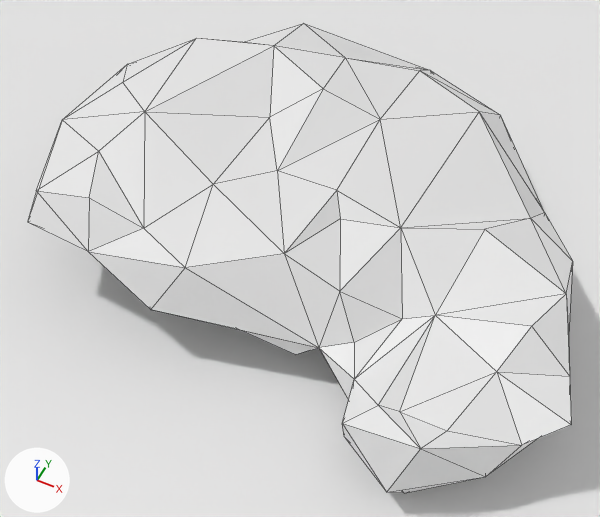
What one commit did to the Blender file CompleteBlenderCreatorTraining/01_Introduction/Houses.blend.
Before and after are seen from a 50 mm camera at (4.11, -13.93, 13.09) aimed at (-0.7, -4.32, 1.08). Arrows for +X, +Y and +Z are at lower left; the lights stay in place. Mesh edges are drawn as thin lines.

Objects in the first picture: 'BaseRocks', 'Plane'.
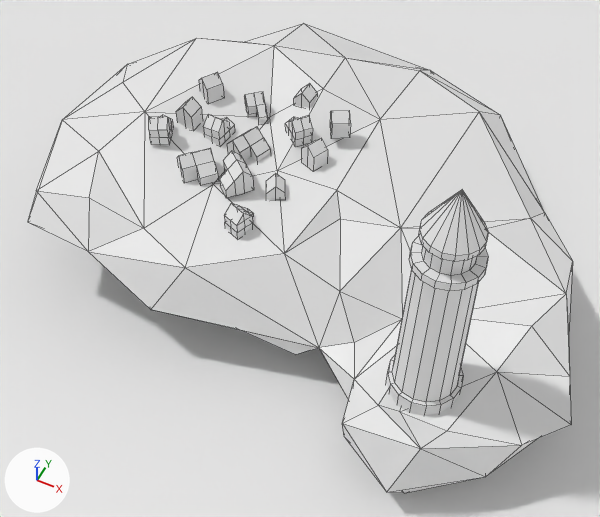
What differs and where, as boxes (x1, y1, x2, y2) in the pictures (600 x 517 px):
'Lighthouse', shown: after (386, 190, 488, 416)
'Cube.003', shown: after (177, 148, 219, 186)
'Cube.011', added: after (220, 151, 254, 198)
'Cube.008', added: after (227, 127, 270, 162)
'Cube.009', added: after (224, 203, 254, 239)
'Cube.013', added: after (204, 114, 235, 146)
'Cube.005', shown: after (149, 115, 174, 145)
'Cube.010', added: after (285, 116, 313, 147)
'Cube.001', shown: after (301, 138, 328, 171)
'Cube.007', added: after (176, 97, 202, 130)
'Cube', shown: after (199, 72, 224, 104)
'Cube.012', added: after (330, 110, 351, 139)
'Cube.002', shown: after (244, 92, 267, 124)
'Cube.006', shown: after (266, 173, 285, 199)
'Cube.004', shown: after (294, 84, 318, 108)

The change, as a list of edits to the scene's bpy script:
```text
Add me_cube_003:
    me_cube_003.from_pydata([(1.0, 1.0, 1.0), (1.0, 1.0, -1.0), (1.0, -1.0, 1.0), (1.0, -1.0, -1.0), (-1.0, 1.0, 1.0), (-1.0, 1.0, -1.0), (-1.0, -1.0, 1.0), (-1.0, -1.0, -1.0), (0.0, 1.0, -1.0), (0.0, -1.0, 2.0), (0.0, -1.0, -1.0), (0.0, 1.0, 2.0)], [], [(11, 4, 6, 9), (10, 9, 6, 7), (7, 6, 4, 5), (8, 1, 3, 10), (1, 0, 2, 3), (8, 11, 0, 1), (5, 4, 11, 8), (5, 8, 10, 7), (3, 2, 9, 10), (0, 11, 9, 2)])
    me_cube_003.materials.append(mat_material)  # white #e7e7e7
Change ob_lighthouse:
    remove ob_lighthouse.hide_set(True)
    ob_lighthouse.location: (0.0, 0.0, 0.0) -> (2.52, -6.2, 1.16)
    ob_lighthouse.scale: (1.0, 1.0, 1.0) -> (0.612, 0.612, 0.612)
Change ob_cube:
    remove ob_cube.hide_set(True)  # its collection is switched off
    ob_cube.location: (0.0, 5.0, 0.0) -> (-3.55, -2.56, 2.96)
    ob_cube.rotation_euler: (0.0, 0.0, 0.0) -> (0.0, 0.0, -0.551)  # degrees (0, 0, 0) -> degrees (0, 0, -32)
    ob_cube.scale: (1.0, 1.0, 1.0) -> (0.177, 0.177, 0.177)
Change ob_cube_001:
    remove ob_cube_001.hide_set(True)  # its collection is switched off
    ob_cube_001.location: (0.0, -5.0, 0.0) -> (-1.02, -3.05, 2.58)
    ob_cube_001.rotation_euler: (0.0, 0.0, 0.0) -> (0.0, 0.0, -0.416)  # degrees (0, 0, 0) -> degrees (0, 0, -24)
    ob_cube_001.scale: (1.0, 1.0, 1.0) -> (0.177, 0.177, 0.177)
Change ob_cube_002:
    remove ob_cube_002.hide_set(True)  # its collection is switched off
    ob_cube_002.location: (0.0, 10.0, 0.0) -> (-2.68, -2.37, 2.68)
    ob_cube_002.rotation_euler: (0.0, 0.0, 0.0) -> (0.0, 0.0, -0.87)  # degrees (0, 0, 0) -> degrees (0, 0, -50)
    ob_cube_002.scale: (1.0, 1.0, 1.0) -> (0.177, 0.177, 0.177)
Change ob_cube_003:
    remove ob_cube_003.hide_set(True)  # its collection is switched off
    ob_cube_003.location: (5.0, 0.0, 0.0) -> (-2.77, -4.24, 2.61)
    ob_cube_003.rotation_euler: (0.0, 0.0, 0.0) -> (0.0, 0.0, -0.74)  # degrees (0, 0, 0) -> degrees (0, 0, -42)
    ob_cube_003.scale: (1.0, 1.0, 1.0) -> (0.177, 0.177, 0.177)
Change ob_cube_004:
    remove ob_cube_004.hide_set(True)  # its collection is switched off
    ob_cube_004.location: (-5.0, 0.0, 0.0) -> (-1.82, -1.8, 2.87)
    ob_cube_004.scale: (1.0, 1.0, 1.0) -> (0.177, 0.177, 0.177)
Change ob_cube_005:
    remove ob_cube_005.hide_set(True)  # its collection is switched off
    ob_cube_005.location: (0.0, 0.0, 0.0) -> (-3.78, -4.07, 2.9)
    ob_cube_005.rotation_euler: (0.0, 0.0, 0.0) -> (0.0, 0.0, -1.157)  # degrees (0, 0, 0) -> degrees (0, 0, -66)
    ob_cube_005.scale: (1.0, 1.0, 1.0) -> (0.177, 0.177, 0.177)
Change ob_cube_006:
    remove ob_cube_006.hide_set(True)  # its collection is switched off
    ob_cube_006.location: (11.34, 0.0, 0.0) -> (-1.32, -4.07, 2.5)
    ob_cube_006.rotation_euler: (0.0, 0.0, 0.0) -> (0.0, 0.0, 0.486)  # degrees (0, 0, 0) -> degrees (0, 0, 28)
    ob_cube_006.scale: (1.0, 1.0, 1.0) -> (0.177, 0.177, 0.177)
Add ob_cube_013:
    ob_cube_013 = bpy.data.objects.new('Cube.013', me_cube_008)
    ob_cube_013.location = (-2.95, -3.4, 2.71)
    ob_cube_013.rotation_euler = (0.0, 0.0, -1.643)  # degrees (0, 0, -94)
    ob_cube_013.scale = (0.177, 0.177, 0.177)
Add ob_cube_012:
    ob_cube_012 = bpy.data.objects.new('Cube.012', me_cube_003)
    ob_cube_012.location = (-0.85, -2.3, 2.84)
    ob_cube_012.rotation_euler = (0.0, 0.0, -1.036)  # degrees (0, 0, -59)
    ob_cube_012.scale = (0.177, 0.177, 0.177)
Add ob_cube_011:
    ob_cube_011 = bpy.data.objects.new('Cube.011', me_cube_006)
    ob_cube_011.location = (-1.93, -4.29, 2.61)
    ob_cube_011.rotation_euler = (0.0, 0.0, -2.287)  # degrees (0, 0, -131)
    ob_cube_011.scale = (0.177, 0.177, 0.177)
Add ob_cube_010:
    ob_cube_010 = bpy.data.objects.new('Cube.010', me_cube_008)
    ob_cube_010.location = (-1.5, -2.69, 2.71)
    ob_cube_010.rotation_euler = (0.0, 0.0, -0.729)  # degrees (0, 0, -42)
    ob_cube_010.scale = (0.177, 0.177, 0.177)
Add ob_cube_009:
    ob_cube_009 = bpy.data.objects.new('Cube.009', me_cube_004)
    ob_cube_009.location = (-1.54, -5.1, 2.4)
    ob_cube_009.rotation_euler = (0.0, 0.0, 1.2)  # degrees (0, 0, 69)
    ob_cube_009.scale = (0.177, 0.177, 0.177)
Add ob_cube_008:
    ob_cube_008 = bpy.data.objects.new('Cube.008', me_cube_006)
    ob_cube_008.location = (-2.27, -3.29, 2.56)
    ob_cube_008.rotation_euler = (0.0, 0.0, -0.335)  # degrees (0, 0, -19)
    ob_cube_008.scale = (0.177, 0.177, 0.177)
Add ob_cube_007:
    ob_cube_007 = bpy.data.objects.new('Cube.007', me_cube_003)
    ob_cube_007.location = (-3.58, -3.37, 2.84)
    ob_cube_007.scale = (0.177, 0.177, 0.177)
```
